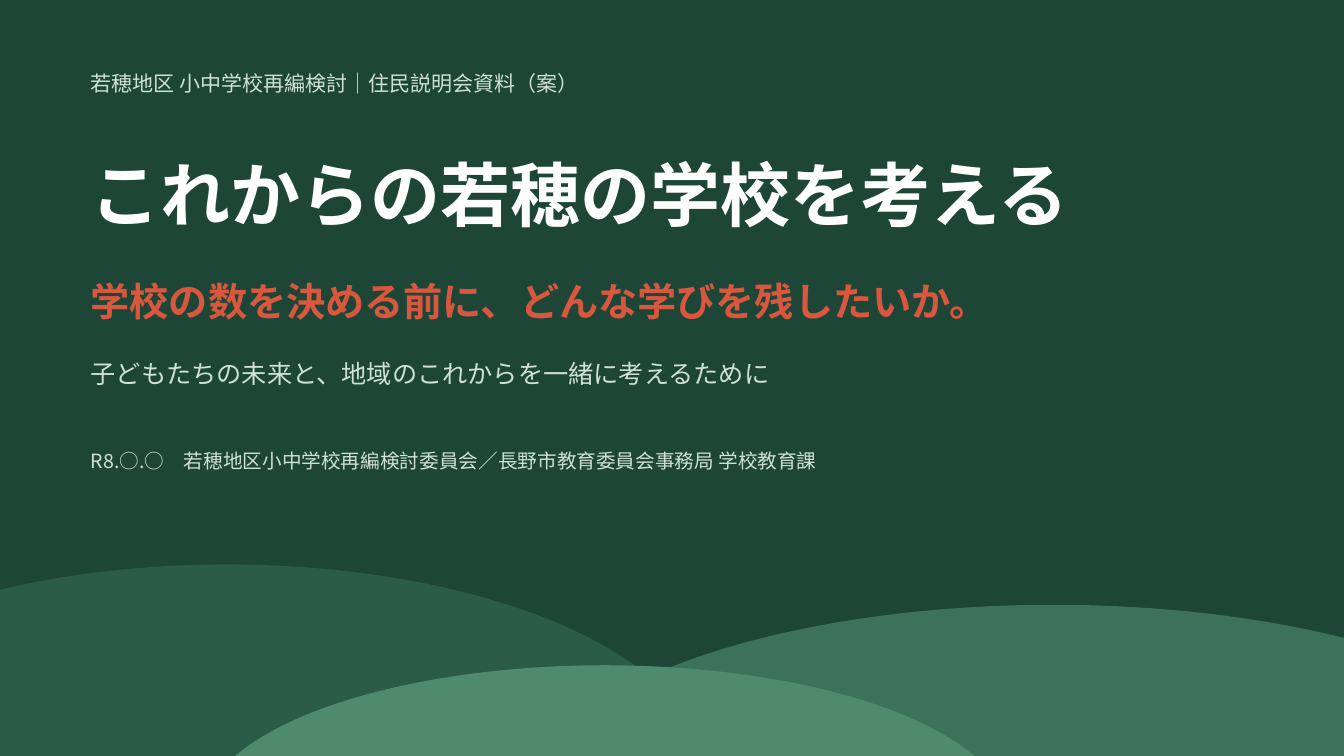
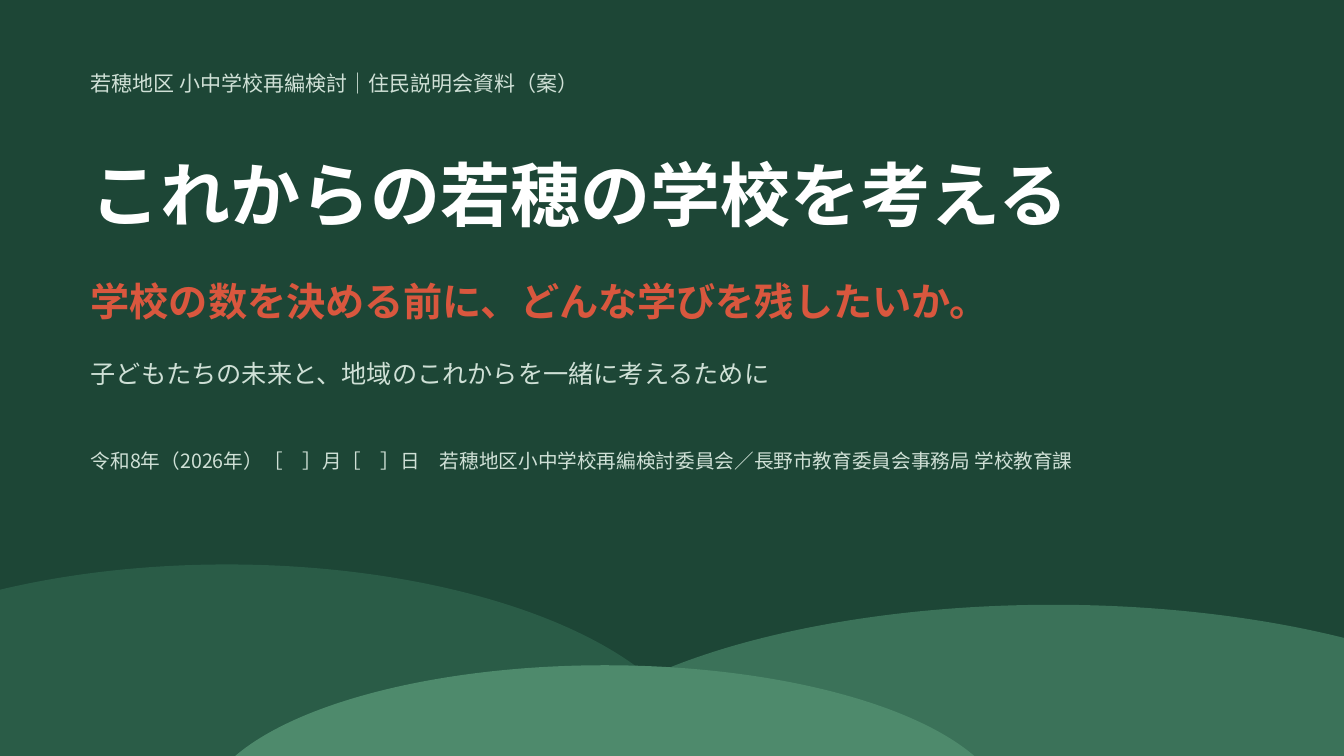
Before and after one commit to Masaki12008/GS, a slide deck: slide 1 of output/若穂地区_住民説明会資料.pptx. Drawn at 1344x756 pixels with LibreOffice and Linux fonts; fonts in the diff are those of the drawing. Boxes give left, top, right and bottom in pixels: in the first picture for what was removed or moved away, otherwise in the second. Text is boxed around its words. In the diff, an @@ line names an element or a change of style, - is before the commit and + after.

```diff
--- a/output/若穂地区_住民説明会資料.pptx
+++ b/output/若穂地区_住民説明会資料.pptx
@@ text at (x1=91, y1=451, x2=1072, y2=470): text changed @@
-R8.○.○ 若穂地区小中学校再編検討委員会／長野市教育委員会事務局 学校教育課
+令和8年（2026年）［ ］月［ ］日 若穂地区小中学校再編検討委員会／長野市教育委員会事務局 学校教育課
```
Also in this commit, not shown: 8 other slides changed, 8 slides added, 3 other files.
